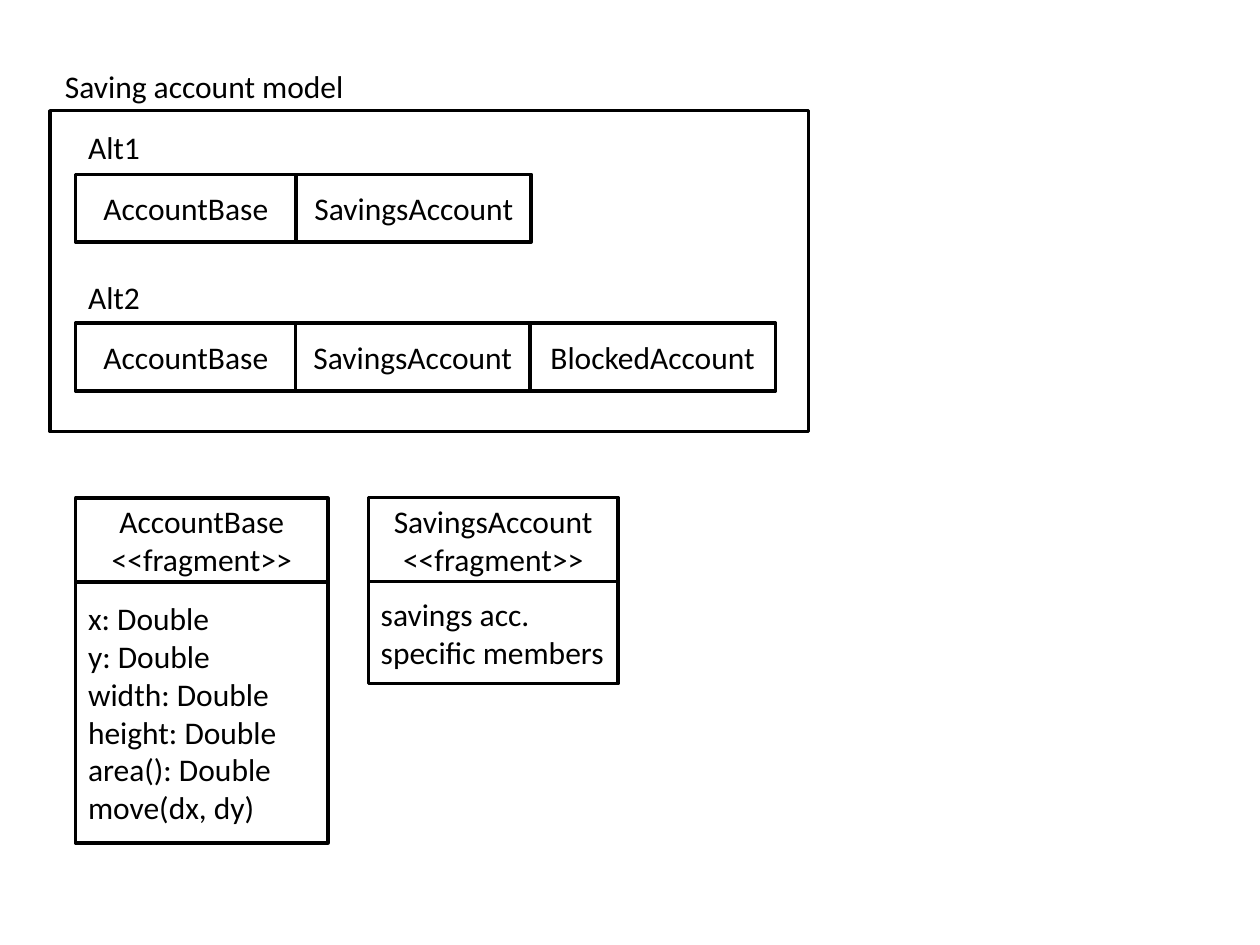
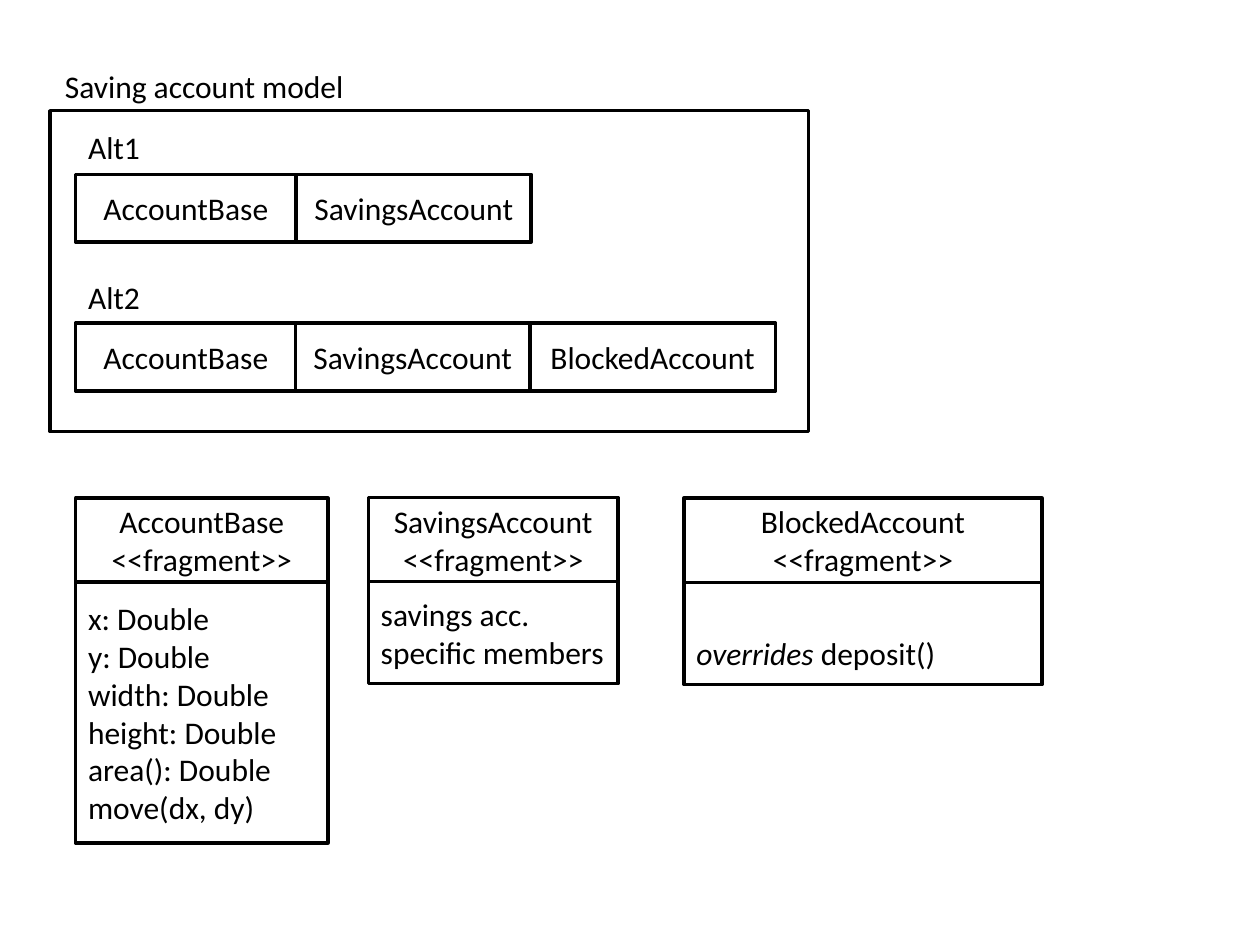
Before and after one commit to zslajchrt/morpheus, a slide deck: slide 3 of src/main/doc/papers/acta/dci/figures.pptx. Drawn at 1260x945 pixels with LibreOffice and Linux fonts; fonts in the diff are those of the drawing. Boxes give left, top, right and bottom in pixels: in the first picture for what was removed or moved away, otherwise in the second. Text is boxed around its words. In the diff, an @@ line names an element or a change of style, - is before the commit and + after.

```diff
--- a/src/main/doc/papers/acta/dci/figures.pptx
+++ b/src/main/doc/papers/acta/dci/figures.pptx
@@ rectangle added at <box>684,498,1042,582</box>, fill #FFFFFF, outline #000000 2 pt, 18 pt, text #000000 @@
+BlockedAccount
+<<fragment>>
@@ rectangle added at <box>684,582,1042,684</box>, fill #FFFFFF, outline #000000 2 pt, 18 pt, text #000000, italic @@
+overrides deposit()
```
Also in this commit, not shown: 1 other file.
